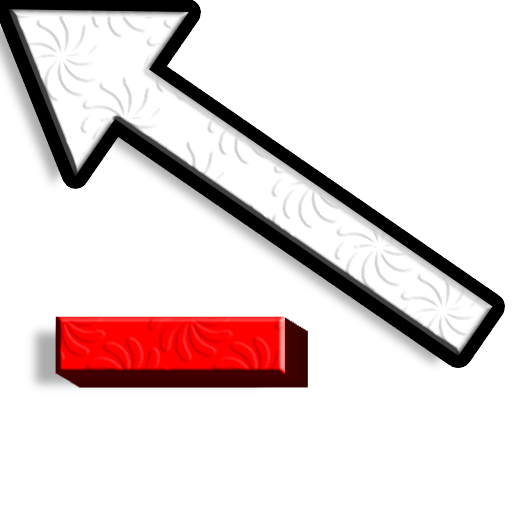
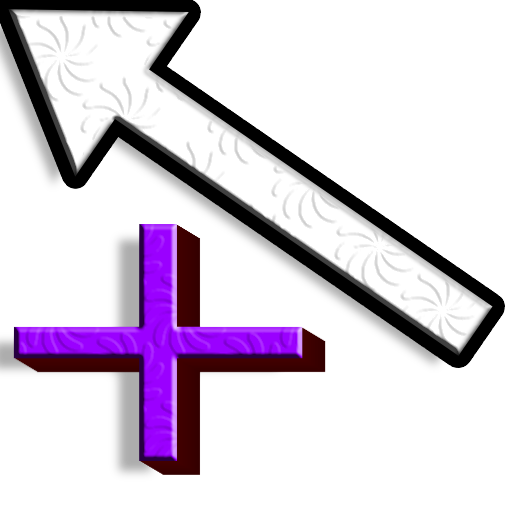
Comparing the layer stacks of the two 512 x 512 images. Changes:
added layer "ADD" in group "Folder 1" over [13, 224, 303, 461]
renamed "INVERT" to "SUBTRACT", hid it over [55, 316, 285, 374]